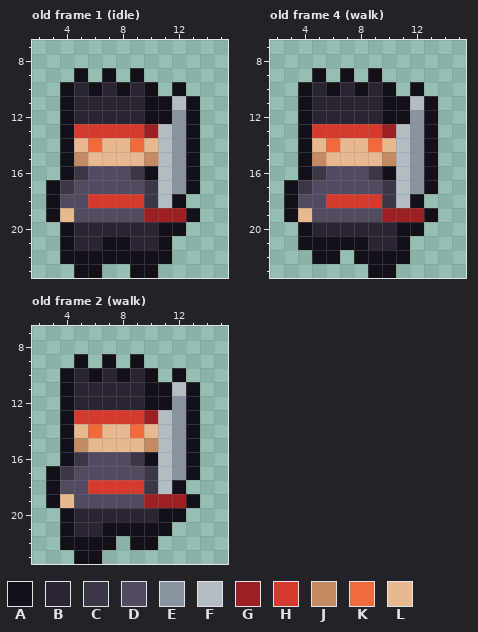
Two states of a pixel-art file, art/bodies/demonic.aseprite. The first picture shows the starting point.
16x24 pixels, 22 frames. Shown: old frame 1 (idle): x 2..15, y 7..23; old frame 4 (walk): x 2..15, y 7..23; old frame 2 (walk): x 2..15, y 7..23. The commit also changed other frames, which this record leaves out.
Palette (. is transparent): A #14101a  B #2a2433  C #3d3647  D #524a5e  E #8a94a0  F #b4bcc4  G #9c1f24  H #d63a2f  J #c48a62  K #f06a3c  L #e8b98e
Pixels before, old frame 1 (idle), first column x 3:
 9 ..A.A.A....
10 .ABABABA.A.
11 .ABBBBBAAFA
12 .ABBBBBAAEA
13 .AHHHHHGFEA
14 .ALKLLKLFEA
15 .AJLLLLJFEA
16 .ACDDDCAFEA
17 ACDDDDDCFEA
18 ADDHHHHCFA.
19 ALDDDDDGGGA
20 .ABBBBBBAA.
21 .ABBAABBA..
22 .AAAAAAAA..
23 ..AA..AA...
Pixels before, old frame 4 (walk), first column x 3:
 9 ..A.A.A....
10 .ABABABA.A.
11 .ABBBBBAAFA
12 .ABBBBBAAEA
13 .AHHHHHGFEA
14 .ALKLLKLFEA
15 .AJLLLLJFEA
16 .ACDDDCAFEA
17 ACDDDDDCFEA
18 ADDHHHHCFA.
19 ALDDDDDGGGA
20 .ABBBBBBAA.
21 .AAAAABBA..
22 ..AA.AAAA..
23 ......AA...
Pixels before, old frame 2 (walk), first column x 3:
 9 ..A.A.A....
10 .ABABABA.A.
11 .ABBBBBAAFA
12 .ABBBBBAAEA
13 .AHHHHHGFEA
14 .ALKLLKLFEA
15 .AJLLLLJFEA
16 .ACDDDCAFEA
17 ACDDDDDCFEA
18 ADDHHHHCFA.
19 ALDDDDDGGGA
20 .ABBBBBBAA.
21 .ABBAAAAA..
22 .AAAA.AA...
23 ..AA.......
New version:
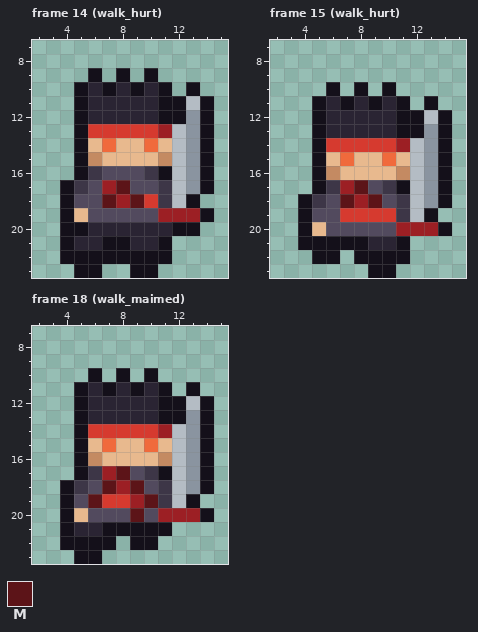
Colours new in this view: M #5c1418
A new or re-ordered frame is compared with the old frame closest to it.
What changed:
frames 22 -> 42
Changed rows in their new state; - is an unchanged pixel.
Frame 14 (walk_hurt) is new; against old frame 1 (idle):
first column x 3:
 9 --.A.A.A----
10 -.ABABABA.A-
11 -.A----B-AFA
12 -.A----B-AEA
13 -.A----HGFEA
14 -.ALK-LKLFEA
15 -.AJ---LJFEA
16 -.AC--DCAFEA
17 .AC-GM-DCFEA
18 .A-DMGMHCFA-
19 .AL----D--GA
20 --A-----B-A-
Frame 15 (walk_hurt) is new; against old frame 4 (walk):
first column x 3:
 9 --.-.-.-----
10 -..-.-.--.--
11 -.A-A-AB-.--
12 -.A----B-AFA
13 -.ABBBBBAAEA
14 -.AHHHHHGFEA
15 -.A-K--KLFEA
16 -.AJLLLLJFEA
17 ..ACGM--AFEA
18 .ACDMGMDCFEA
19 .A--HHHHCF--
20 --LDDDDDGGGA
Frame 18 (walk_maimed) is new; against old frame 2 (walk):
first column x 3:
 9 --.-.-.-----
10 -..-.-.--.--
11 -.A-A-AB-.--
12 -.A----B-AFA
13 -.ABBBBBAAEA
14 -.AHHHHHGFEA
15 -.A-K--KLFEA
16 -.AJLLLLJFEA
17 ..ACGM--AFEA
18 .ACDMGMDCFEA
19 .A-MHHGMCF--
20 --LDDDMDGGGA
Changed places in both pictures, as pixel boxes (x1, y1, x2, y2):
changed: (46, 68, 214, 236)
changed: (284, 68, 452, 236)
changed: (46, 354, 214, 522)
